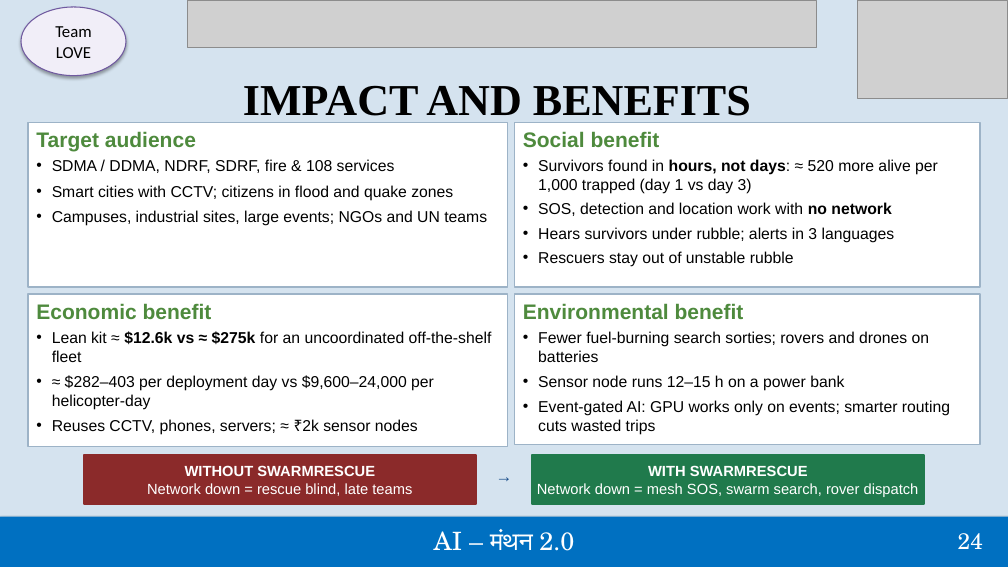
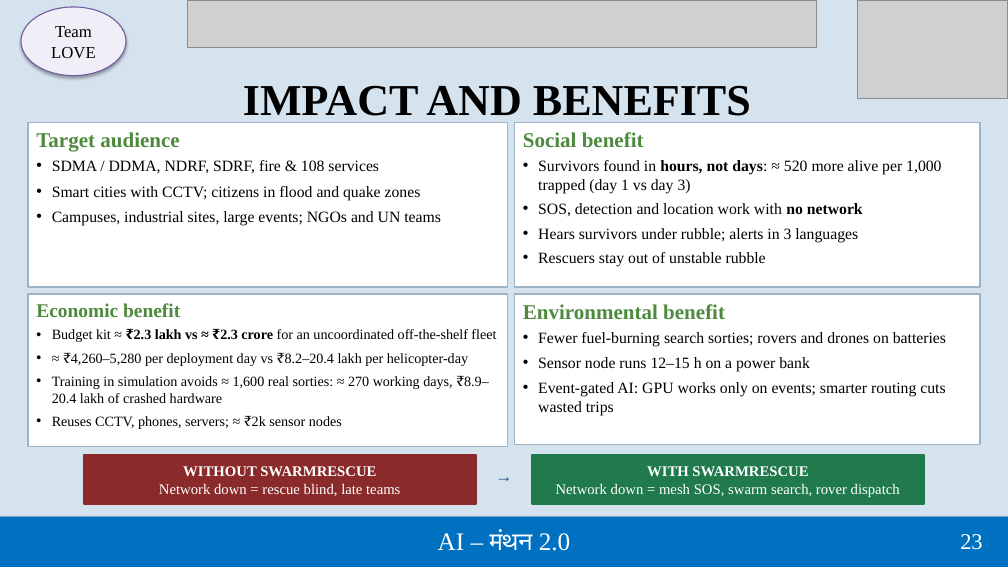
Before and after one commit to TejasGogawale/Drone-swarm, a slide deck: slide 23 of pitch/SwarmRescue_AI_Manthan.pptx (slide 24 before the commit). Drawn at 1008x567 pixels with LibreOffice and Linux fonts; fonts in the diff are those of the drawing; grey boxes stand for pictures. Boxes give left, top, right and bottom in pixels: in the first picture for what was removed or moved away, otherwise in the second. Text is boxed around its words. In the diff, an @@ line names an element or a change of style, - is before the commit and + after.

Commit message:
docs: add comprehensive README for Drone-Swarm and update pitch deck

```diff
--- a/pitch/SwarmRescue_AI_Manthan.pptx
+++ b/pitch/SwarmRescue_AI_Manthan.pptx
@@ ellipse "Team" at [21,7,126,76]: font Calibri to Times New Roman @@
@@ text in rectangle at [36,303,342,429]: size 20 to 18.5 pt in "Economic benefit"; font Arial to Times New Roman in "Economic benefit", "Reuses CCTV, phones, servers; ≈ ₹2k sensor ..."; size 15 to 13.5 pt in "Reuses CCTV, phones, servers; ≈ ₹2k sensor ..." @@
@@ text in rectangle at [52,329,496,403]: text changed; size 15 to 13.5 pt; font Arial to Times New Roman @@
-• Lean kit ≈ $12.6k vs ≈ $275k for an uncoordinated off-the-shelf fleet
-• ≈ $282–403 per deployment day vs $9,600–24,000 per helicopter-day
+• Budget kit ≈ ₹2.3 lakh vs ≈ ₹2.3 crore for an uncoordinated off-the-shelf fleet
+• ≈ ₹4,260–5,280 per deployment day vs ₹8.2–20.4 lakh per helicopter-day
+• Training in simulation avoids ≈ 1,600 real sorties: ≈ 270 working days, ₹8.9–20.4 lakh of crashed hardware
@@ font Arial to Times New Roman in 5 elements at [28,123,507,287], [515,123,981,287], [515,294,981,445], [84,455,476,504], [532,455,925,504] @@
@@ text "AI – मंथन 2.0" at [438,531,571,551]: font TeX Gyre Schola to Times New Roman @@
@@ text at [960,534,983,550]: text changed; font TeX Gyre Schola to Times New Roman @@
-24
+23
```
Also in this commit, not shown: 24 other slides changed, 2 slides added, 3 slides removed, 1 other file.
